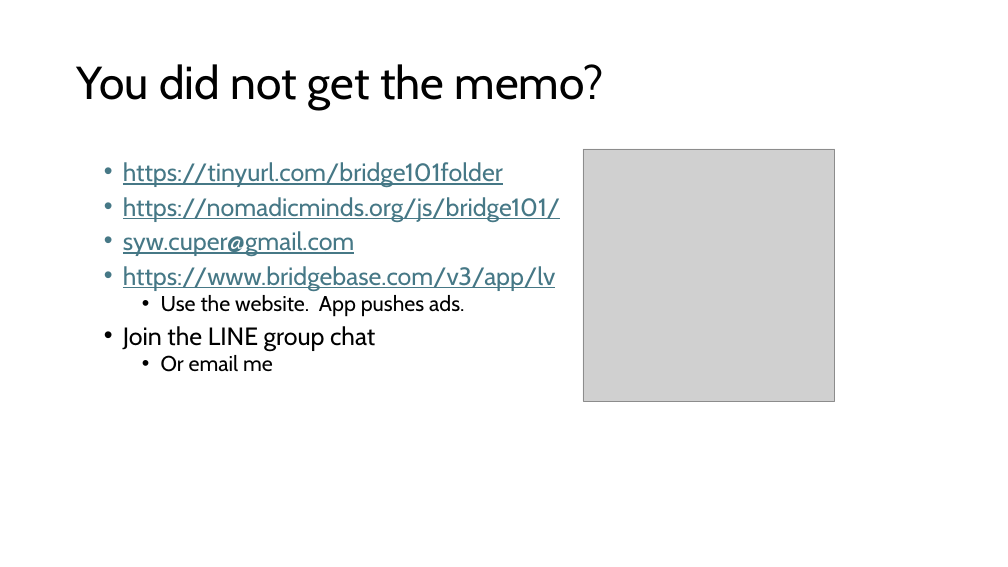
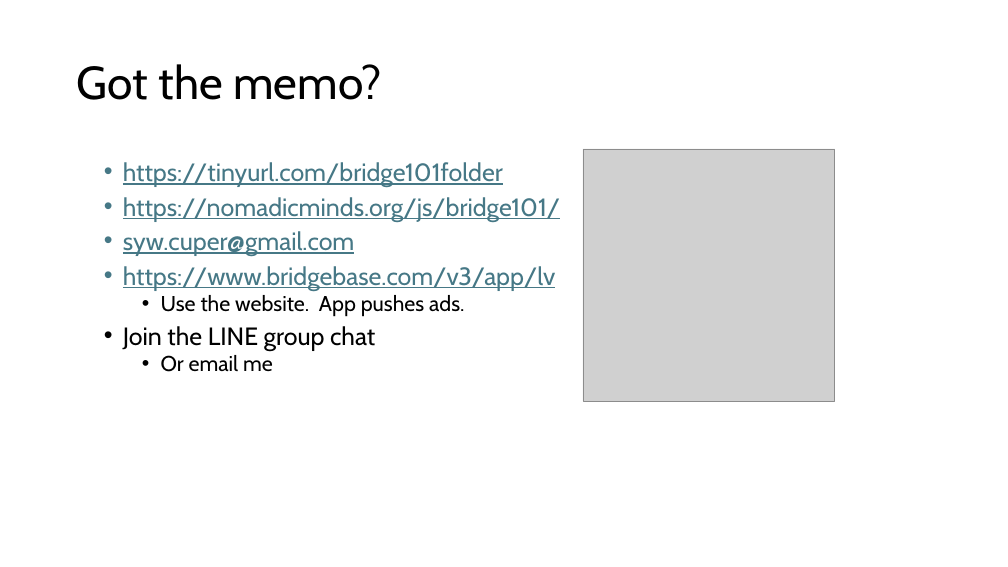
Before and after one commit to sywhub/bridge101, a slide deck: slide 12 of lectures.pptx (slide 13 before the commit). Drawn at 1008x567 pixels with LibreOffice and Linux fonts; fonts in the diff are those of the drawing; grey boxes stand for pictures; background and template pictures are left out. Boxes give left, top, right and bottom in pixels: in the first picture for what was removed or moved away, otherwise in the second. Text is boxed around its words. In the diff, an @@ line names an element or a change of style, - is before the commit and + after.

```diff
--- a/lectures.pptx
+++ b/lectures.pptx
@@ title at bbox=[77, 64, 382, 100]: text changed @@
-You did not get the memo?
+Got the memo?
```
Also in this commit, not shown: 2 other slides changed, 17 slides added, 2 slides removed, 3 other files.
